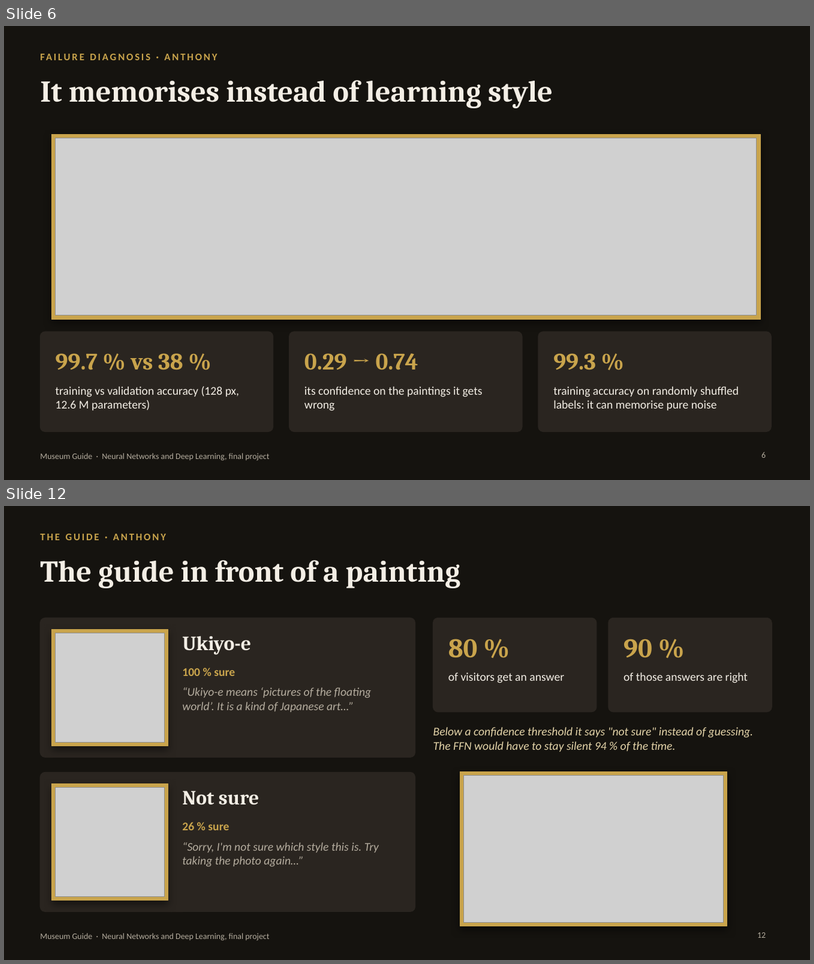
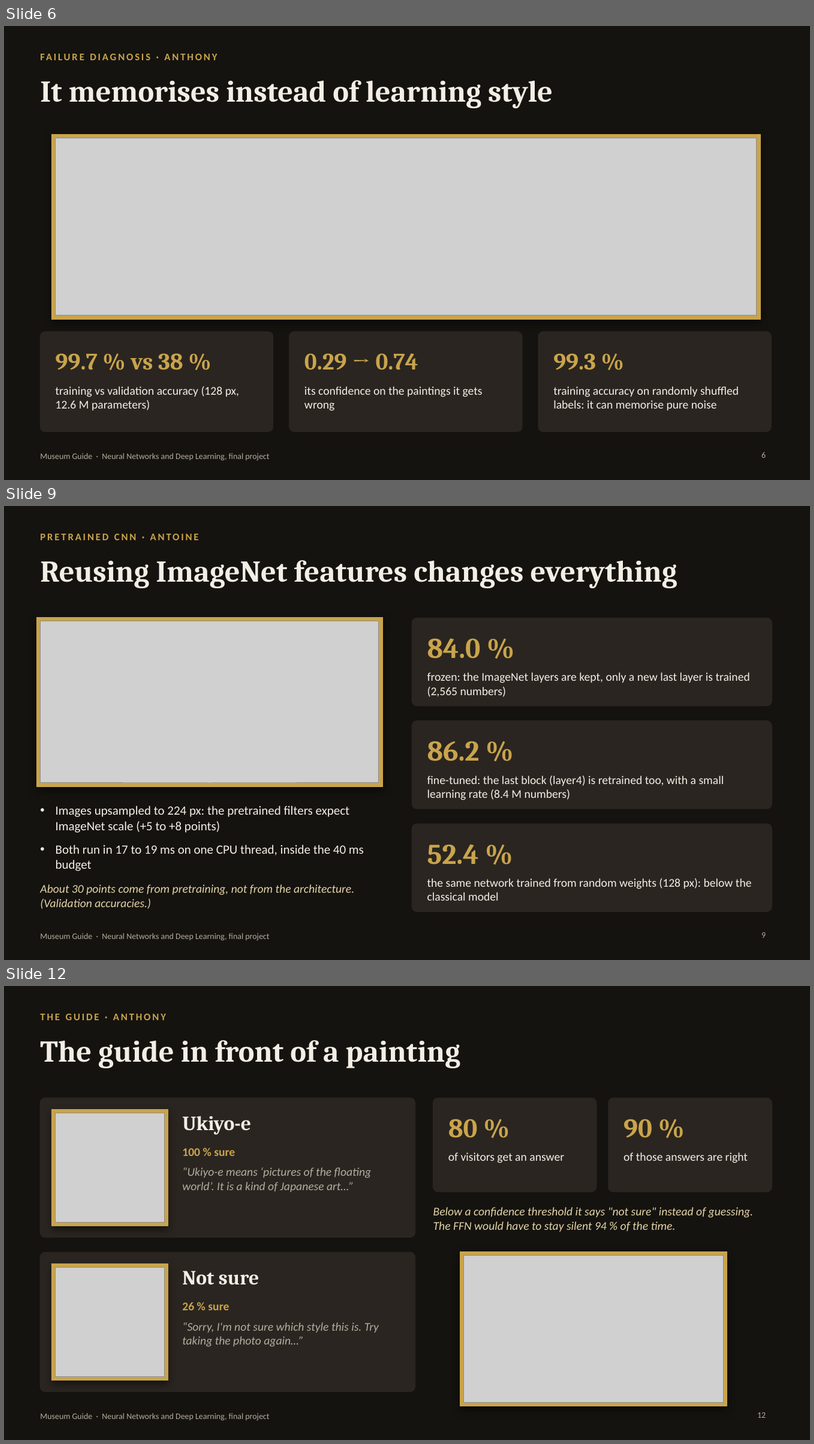
Before and after one commit to anthonyrascle43-stack/Neural-Network-Project, a slide deck: slides/museum_guide.pptx. Shown one above the other, each under a label of ours: slides 6 and 12 before the commit, slides 6, 9 and 12 after it; the slides between them are not shown. The pictures are 814x964 and 814x1444 pixels, drawn with LibreOffice and Linux fonts; fonts in the diff are those of the drawing; grey boxes stand for pictures. Boxes give left, top, right and bottom in pixels: in the first picture for what was removed or moved away, otherwise in the second. Text is boxed around its words. In the diff, an @@ line names an element or a change of style, - is before the commit and + after.

Commit message:
Fill slides 8-11: classical baseline, pretrained ResNet18, test comparison and recommendation

```diff
--- a/slides/museum_guide.pptx
+++ b/slides/museum_guide.pptx
@@ slide 9 added at (4,506,810,960), background #15130F; not listed: 1 template element that a slide beside it also shows @@
@@ text added at (40,534,199,540), 12 pt, text #C9A44C, bold @@
+PRETRAINED CNN · ANTOINE
@@ title added at (40,560,678,588), 36 pt, text #F3EEE5, bold @@
+Reusing ImageNet features changes everything
@@ rectangle added at (36,618,383,786), fill #C9A44C, outline #C9A44C 0.5 pt @@
@@ picture added at (40,621,379,783) @@
@@ rounded rectangle added at (413,618,772,706), fill #2A2520, outline #2A2520 1 pt @@
@@ text added at (428,638,481,658), 34 pt, text #C9A44C, bold @@
+84.0 %
@@ text added at (428,672,750,697), 14 pt, text #F3EEE5 @@
+frozen: the ImageNet layers are kept, only a new last layer is trained (2,565 numbers)
@@ rounded rectangle added at (413,721,772,808), fill #2A2520, outline #2A2520 1 pt @@
@@ text added at (428,741,480,761), 34 pt, text #C9A44C, bold @@
+86.2 %
@@ text added at (428,775,725,800), 14 pt, text #F3EEE5 @@
+fine-tuned: the last block (layer4) is retrained too, with a small learning rate (8.4 M numbers)
@@ text added at (56,805,364,871), 15 pt, text #F3EEE5 @@
+• Images upsampled to 224 px: the pretrained filters expect ImageNet scale (+5 to +8 points)
+• Both run in 17 to 19 ms on one CPU thread, inside the 40 ms budget
@@ rounded rectangle added at (413,823,772,912), fill #2A2520, outline #2A2520 1 pt @@
@@ text added at (428,844,479,864), 34 pt, text #C9A44C, bold @@
+52.4 %
@@ text added at (428,878,752,900), 14 pt, text #F3EEE5 @@
+the same network trained from random weights (128 px): below the classical model
@@ text added at (40,884,354,909), 14 pt, text #E3D3A8, italic @@
+About 30 points come from pretraining, not from the architecture. (Validation accuracies.)
@@ page number added at (762,932,766,937), 10 pt, text #B4AC9E @@
+9
```
Also in this commit, not shown: 3 other slides added, 4 slides removed.
